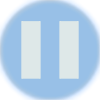
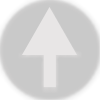
Layers edited between the first and the second 100px x 100px image:
showed "grey overlay" over [0, 0, 100, 100]
hid "blue overlay" over [0, 0, 100, 100]
hid "pause 2" over [21, 21, 79, 79]
showed "new arrow up" over [22, 7, 77, 88]
showed "arrow up copy 2" over [18, 4, 82, 93]
